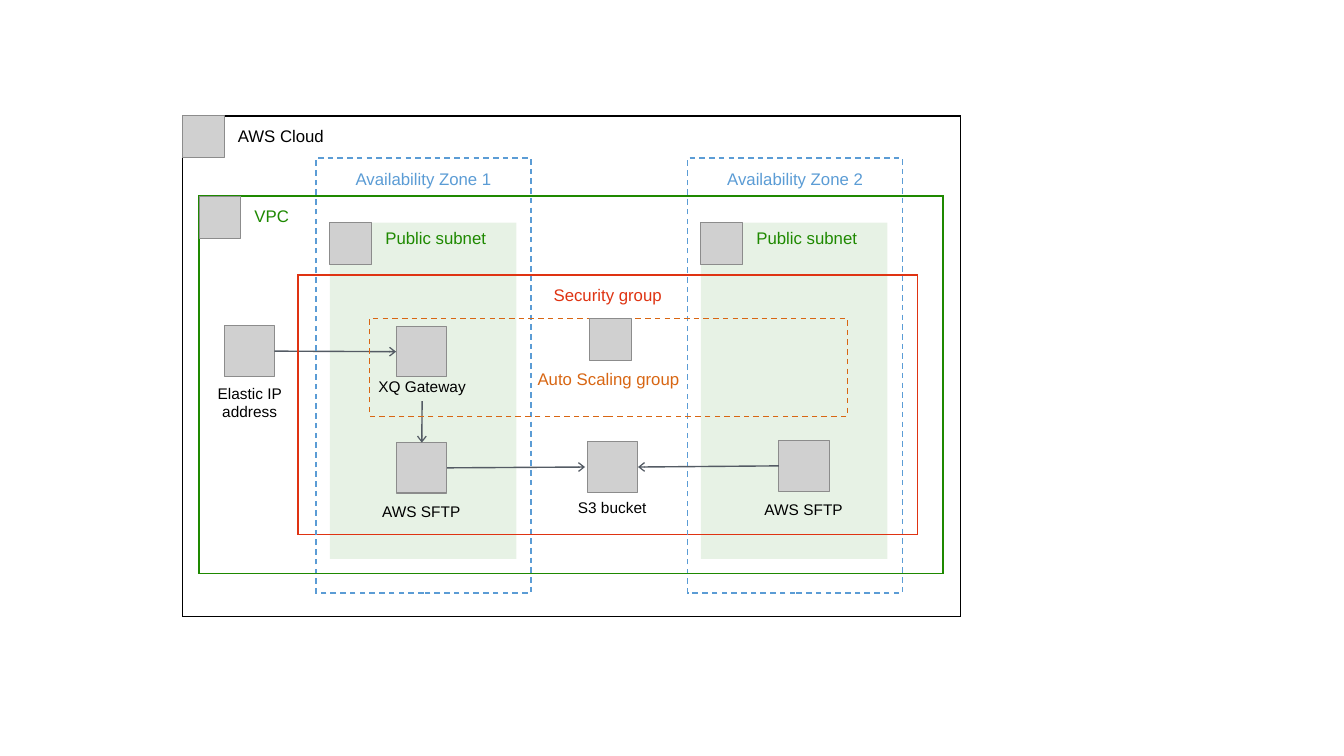
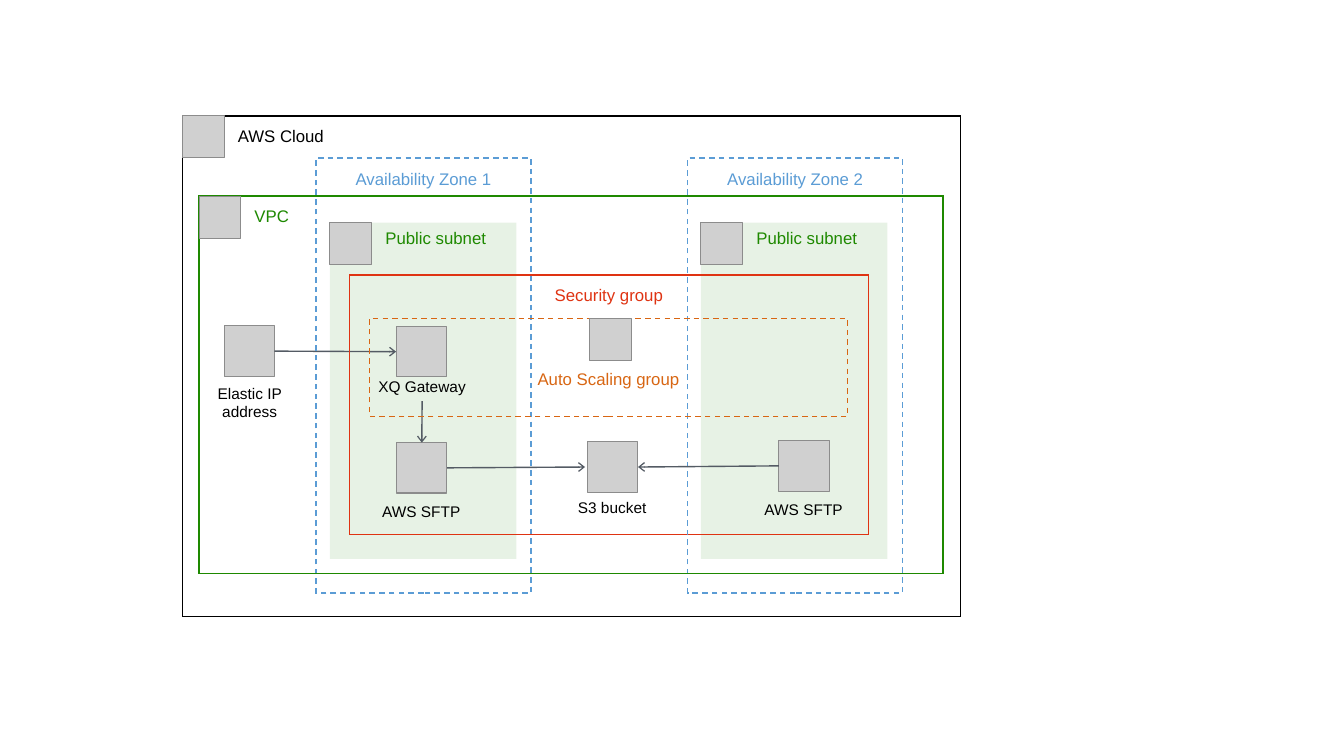
Before and after one commit to aws-quickstart/quickstart-xq-message-zero-trust-gateway, a slide deck: slide 2 of docs/deployment_guide/images/xq-message-zero-trust-gateway-arch-diag.pptx (slide 1 before the commit). Drawn at 1344x756 pixels with LibreOffice and Linux fonts; fonts in the diff are those of the drawing; grey boxes stand for pictures. Boxes give left, top, right and bottom in pixels: in the first picture for what was removed or moved away, otherwise in the second. Text is boxed around its words. In the diff, an @@ line names an element or a change of style, - is before the commit and + after.

```diff
--- a/docs/deployment_guide/images/xq-message-zero-trust-gateway-arch-diag.pptx
+++ b/docs/deployment_guide/images/xq-message-zero-trust-gateway-arch-diag.pptx
@@ rectangle "Security group": place and size @@
-rectangle "Security group" at [298,275,918,535]
+rectangle "Security group" at [350,275,869,535]
```
Also in this commit, not shown: 1 slide added, 7 other files.
